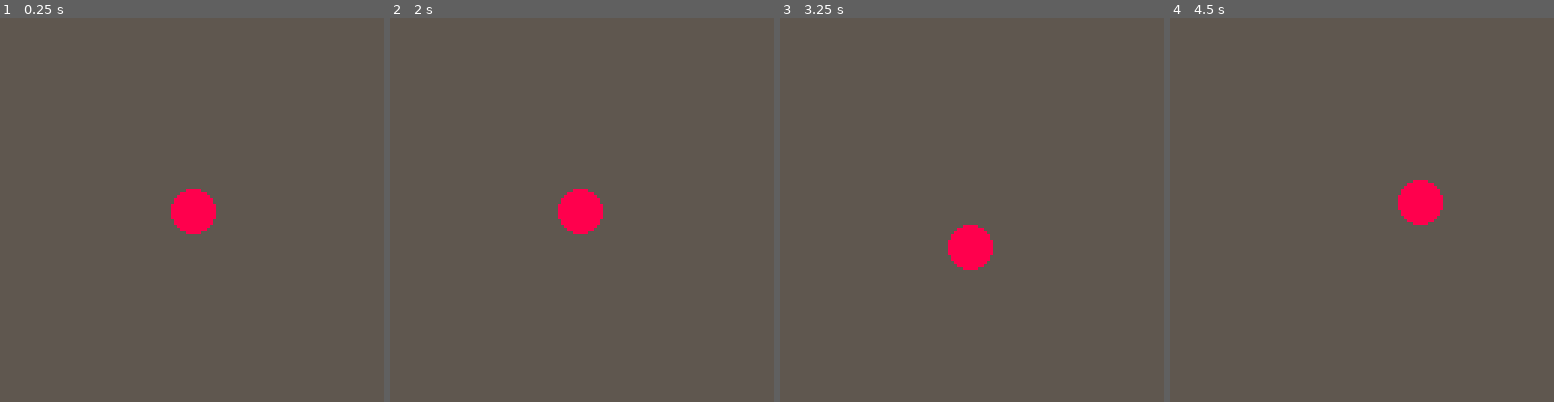
Above: before the commit, frames 1-4 (left to right).
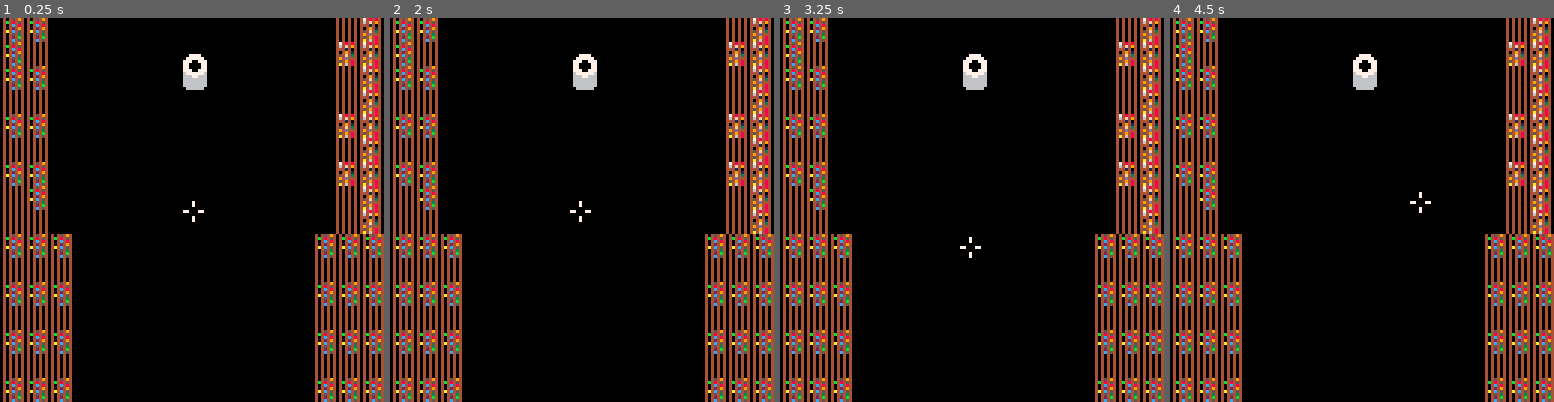
Above: after the commit, the same moments.

Repository: graearea/pico8
Game: PICO-8 cartridge apoocalypse_now.p8
The game is run twice, just before and just after one commit, with the same random seed, the same clock (stepped at 60 frames per second) and the same inputs.
Inputs:
- Up to frame 1 (0.25 s): no input
- Up to frame 2 (2 s): hold Left from 1.97 s (still down)
- Up to frame 3 (3.25 s): release Left at 2.37 s; hold Down 2.42-2.82 s; hold Right from 2.87 s (still down)
- Up to frame 4 (4.5 s): release Right at 3.53 s; hold Up 3.58-4.08 s; hold Right from 4.13 s (still down)

The runs differ from the first frame. In frame 1, 99% of the frame differs, in the area x 0-100%, y 0-100%; in frame 2, 99%; in frame 3, 99%; in frame 4, 99%.

Commit message:
crosshairs

Diff:
--- a/apoocalypse_now.p8
+++ b/apoocalypse_now.p8
@@ -1,7 +1,12 @@
 pico-8 cartridge // http://www.pico-8.com
 version 18
 __lua__
-x = 64  y = 64
+x = 64 y = 64 window_x=0 window_y=0
+
+function _init()
+ rect(0,0,256,256,5)
+end
+
 function _update()
   if (btn(0)) then x=x-1 end
   if (btn(1)) then x=x+1 end
@@ -10,8 +15,13 @@
 end
 
 function _draw()
-  rectfill(0,0,127,127,5)
-  circfill(x,y,7,8)
+cls()
+ map(0, 0, 0, 0, 1024, 64)
+	camera(window_x,window_y)
+ line(x-3,y,x-2,y,7)
+ line(x+3,y,x+2,y,7)
+ line(x,y-3,x,y-2,7)
+ line(x,y+2,x,y+3,7)
 end
 __gfx__
 00000000000000000000000047484840040454940000000000000000000000000000000000000000000000000000000000000000000000000000000000000000
